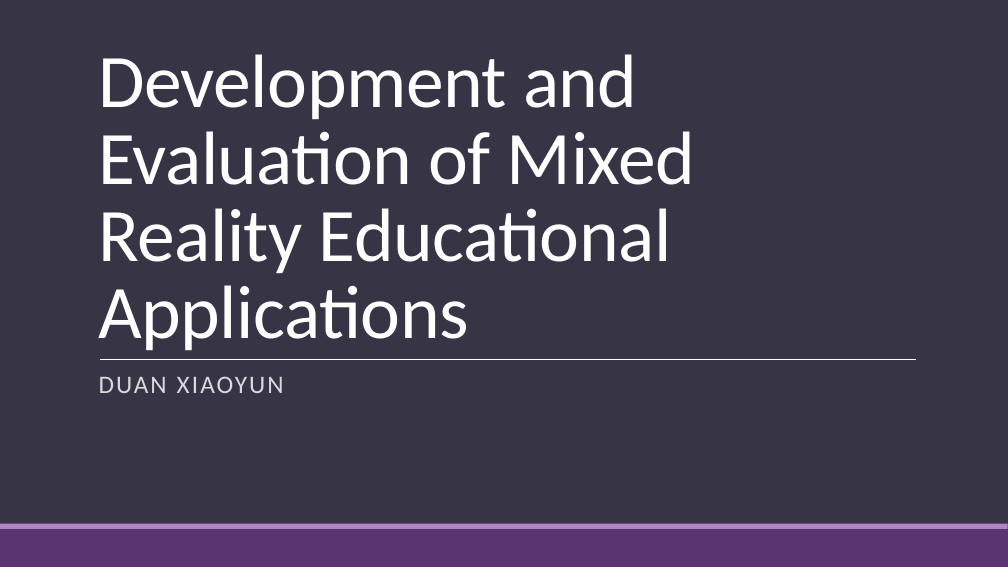
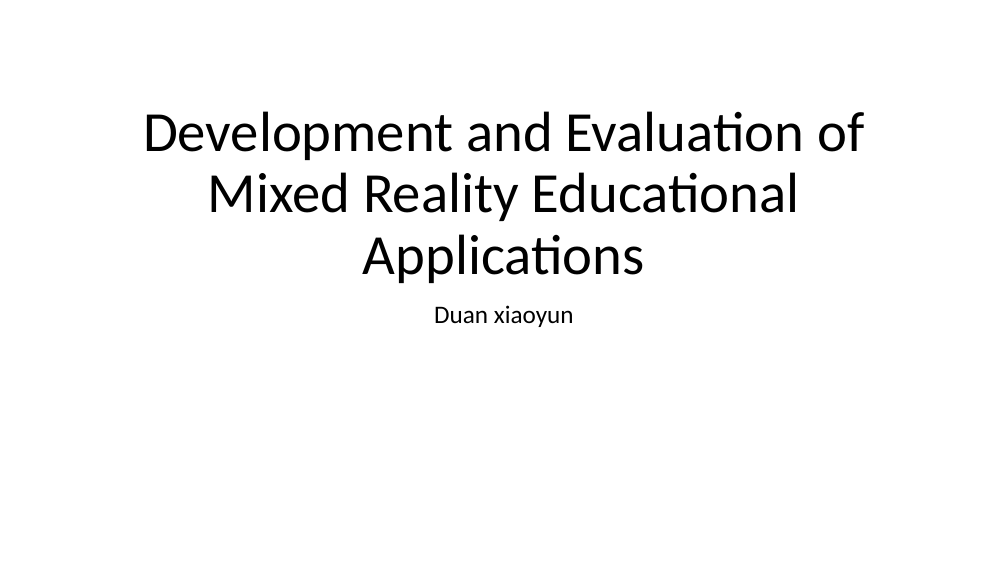
Before and after one commit to duanxiaoyun/ppaperssss, a slide deck: slide 1 of bi_ye_lun_wen/Development and Evaluation of Mixed Reality Educational Applications.pptx. Drawn at 1008x567 pixels with LibreOffice and Linux fonts; fonts in the diff are those of the drawing. Boxes give left, top, right and bottom in pixels: in the first picture for what was removed or moved away, otherwise in the second. Text is boxed around its words. In the diff, an @@ line names an element or a change of style, - is before the commit and + after.

```diff
--- a/bi_ye_lun_wen/Development and Evaluation of Mixed Reality Educational Applications.pptx
+++ b/bi_ye_lun_wen/Development and Evaluation of Mixed Reality Educational Applications.pptx
@@ background #373545 to #FFFFFF @@
@@ title "Development and Evaluation of Mixed ...": place and size @@
-title "Development and Evaluation of Mixed ..." at [98,54,695,350]
+title "Development and Evaluation of Mixed ..." at [143,111,864,283]
@@ title "Development and Evaluation of Mixed ..." at [143,111,864,283]: size 72 to 54 pt, text colour #FFFFFF to #000000, letter spacing -0.5 to 0 pt; alignment left to centre; line spacing 0.85 to 0.9 @@
@@ subtitle at [434,305,574,327]: text changed; text colour #DCD8DC to #000000 @@
-DUAN XIAOYUN
+Duan xiaoyun
@@ line removed from (100, 359) to (917, 359) @@
@@ rectangle removed at [0,529,1008,567] @@
@@ rectangle removed at [0,524,1008,529] @@
```
Also in this commit, not shown: 2 other slides changed, 20 slides added, 8 slides removed, 4 other files.
